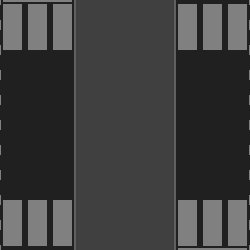
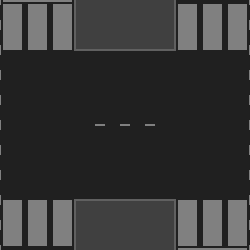
Layer changes from the first 250 x 250 image to the second:
painted on "line" (8th of 10, in "large_across") over [95, 124, 155, 126]
painted on "border" (8th of 10, in "large_across") over [74, 49, 176, 201]
painted on "walk" (8th of 10, in "large_across") over [75, 50, 175, 200]
